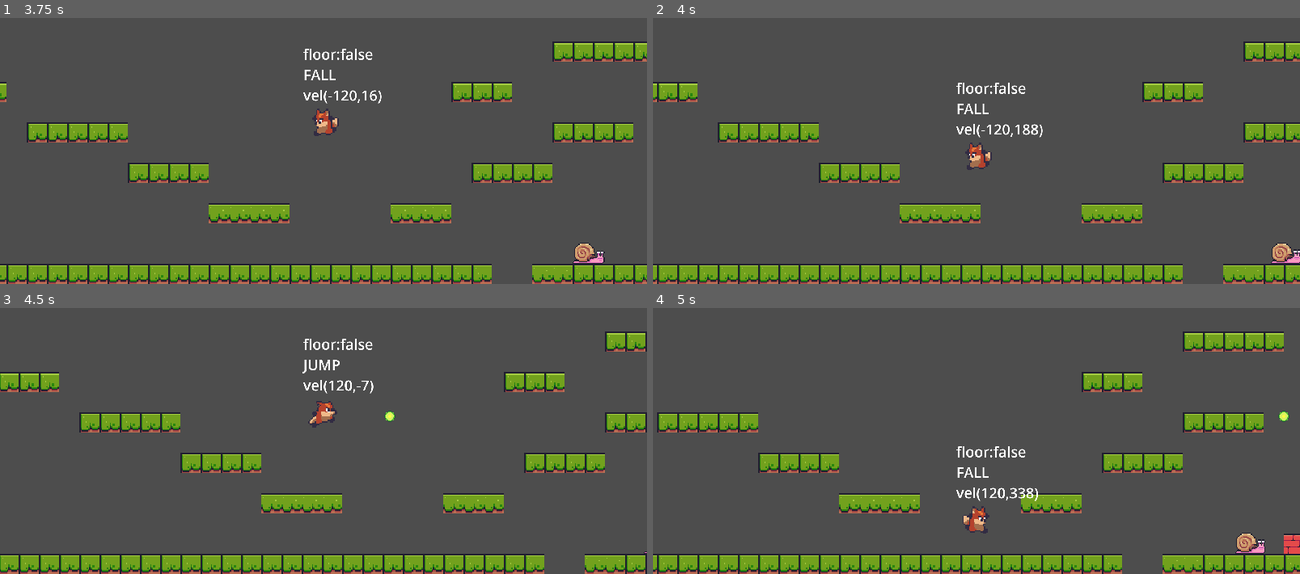
Above: before the commit, frames 1-4 (two rows, left to right).
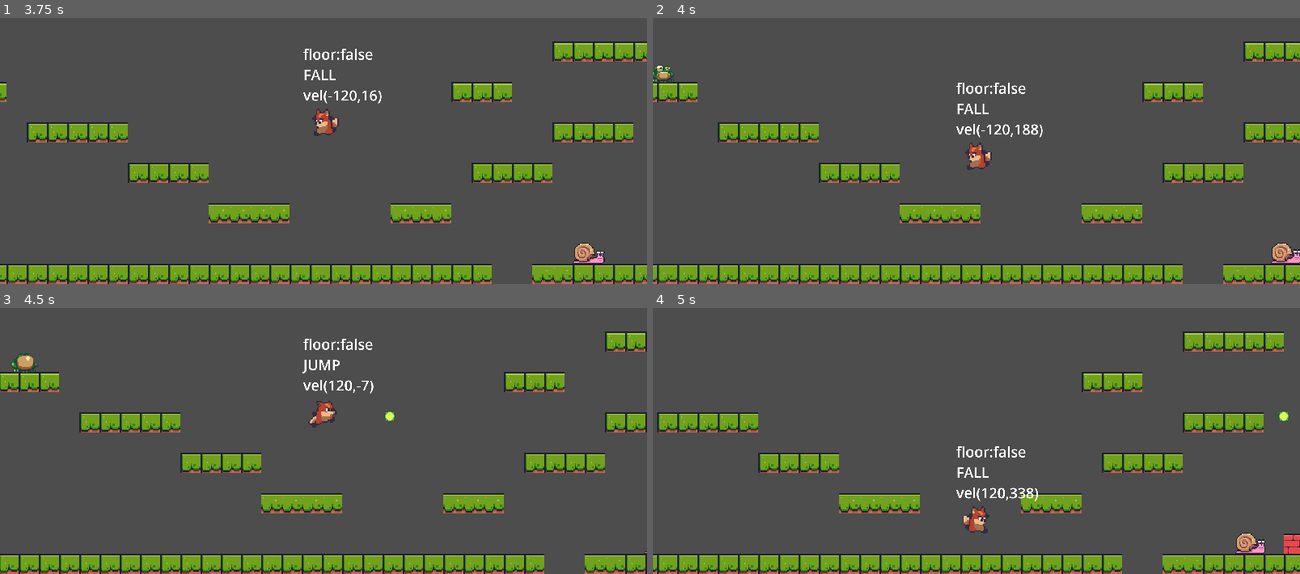
Above: after the commit, the same moments.

Repository: Babrakov/foxy-antics
Game: Godot game, scene res://scenes/level_base/level_base.tscn
The game is run twice, just before and just after one commit, with the same random seed, the same clock (stepped at 60 frames per second) and the same inputs.
Inputs:
- Up to frame 1 (3.75 s): hold Alt (jump) 0.53-1.28 s; hold Right (right) 0.53-2.03 s; tap Space (shoot) at 1.35, 2.85 s; tap Alt (jump) at 1.52, 1.55, 1.82, 3.02, 3.05, 3.32 s; hold Alt (jump) 2.03-2.78 s; hold Left (left) from 2.03 s (still down); hold Alt (jump) from 3.53 s (still down)
- Up to frame 2 (4 s): keep holding Left (left); keep holding Alt (jump)
- Up to frame 3 (4.5 s): release Left (left) at 4.28 s; release Alt (jump) at 4.28 s; hold Right (right) from 4.28 s (still down); tap Space (shoot) at 4.35 s
- Up to frame 4 (5 s): keep holding Right (right); tap Alt (jump) at 4.52, 4.55, 4.82 s

Frame 1 is identical in both runs. In frame 2, 0.2% of the frame differs, in the area x 0-4%, y 17-25%; in frame 3, 0.2%, in the area x 1-6%, y 17-25%; in frame 4, nothing differs.

Commit message:
Frog Logic

Diff:
--- a/scenes/enemies/frog.gd
+++ b/scenes/enemies/frog.gd
@@ -1,11 +1,67 @@
 extends EnemyBase
 
+@onready var animated_sprite_2d: AnimatedSprite2D = $AnimatedSprite2D
+@onready var jump_timer: Timer = $JumpTimer
 
-# Called when the node enters the scene tree for the first time.
-func _ready() -> void:
-	pass # Replace with function body.
+const JUMP_MIN_TIME: float = 2.0
+const JUMP_MAX_TIME: float = 4.0
 
 
+const JUMP_VELOCITY_X: float = 100
+const JUMP_VELOCITY_Y: float = 150
+
+const JUMP_VELOCITY_R: Vector2 = Vector2(JUMP_VELOCITY_X, -JUMP_VELOCITY_Y)
+const JUMP_VELOCITY_L: Vector2 = Vector2(-JUMP_VELOCITY_X, -JUMP_VELOCITY_Y)
+
+var _jump: bool = false
+var _seen_player: bool = false
+
 # Called every frame. 'delta' is the elapsed time since the previous frame.
-func _process(delta: float) -> void:
-	pass
+func _physics_process(delta: float) -> void:
+	super._physics_process(delta)
+
+	if is_on_floor() == false:
+		velocity.y += _gravity * delta
+	else:
+		velocity.x = 0
+		animated_sprite_2d.play("idle")
+
+	apply_jump()
+	move_and_slide()
+	flip_me()
+
+func flip_me() -> void:
+	if (_player_ref.global_position.x > global_position.x and
+		animated_sprite_2d.flip_h == false):
+			animated_sprite_2d.flip_h = true
+	elif (_player_ref.global_position.x < global_position.x and
+		animated_sprite_2d.flip_h == true):
+			animated_sprite_2d.flip_h = false
+
+func apply_jump() -> void:
+	if is_on_floor() == false:
+		return
+
+	if _seen_player == false or _jump == false:
+		return
+
+	if animated_sprite_2d.flip_h == false:
+		velocity = JUMP_VELOCITY_L
+	else:
+		velocity = JUMP_VELOCITY_R
+
+	_jump = false
+	animated_sprite_2d.play("jump")
+	start_timer()
+
+func start_timer() -> void:
+	jump_timer.wait_time = randf_range(JUMP_MIN_TIME, JUMP_MAX_TIME)
+	jump_timer.start()
+
+func _on_visible_on_screen_notifier_2d_screen_entered() -> void:
+	_seen_player = true
+	start_timer()
+
+
+func _on_jump_timer_timeout() -> void:
+	_jump = true
--- a/scenes/enemies/frog.tscn
+++ b/scenes/enemies/frog.tscn
@@ -63,7 +63,7 @@
 }],
 "loop": true,
 "name": &"jump",
-"speed": 2.0
+"speed": 5.0
 }]
 
 [sub_resource type="CircleShape2D" id="CircleShape2D_pj703"]
@@ -76,7 +76,7 @@
 
 [node name="AnimatedSprite2D" parent="." index="1"]
 sprite_frames = SubResource("SpriteFrames_1a7c3")
-animation = &"idle"
+animation = &"jump"
 autoplay = "idle"
 
 [node name="CollisionShape2D" parent="HitBox" index="0"]
@@ -87,3 +87,6 @@
 shape = SubResource("RectangleShape2D_w7bgv")
 
 [node name="JumpTimer" type="Timer" parent="." index="4"]
+one_shot = true
+
+[connection signal="timeout" from="JumpTimer" to="." method="_on_jump_timer_timeout"]
--- a/scenes/level_base/level_base.tscn
+++ b/scenes/level_base/level_base.tscn
@@ -1,10 +1,11 @@
-[gd_scene load_steps=8 format=4 uid="uid://c7x1dn4kbv5mo"]
+[gd_scene load_steps=9 format=4 uid="uid://c7x1dn4kbv5mo"]
 
 [ext_resource type="Texture2D" uid="uid://uwb5aj2tw8ox" path="res://assets/tiles/Terrain (16x16).png" id="1_6hlfd"]
 [ext_resource type="Script" path="res://scenes/level_base/level_base.gd" id="1_s7adv"]
 [ext_resource type="PackedScene" uid="uid://ddyxjacy8ysug" path="res://scenes/player/player.tscn" id="2_dcvnc"]
 [ext_resource type="PackedScene" uid="uid://dhji6a3fby8b5" path="res://scenes/enemies/snail.tscn" id="5_c2utq"]
 [ext_resource type="PackedScene" uid="uid://c2qt26b34s5e2" path="res://scenes/object_maker/object_maker.tscn" id="5_ijcc6"]
+[ext_resource type="PackedScene" uid="uid://bw5wbrq5gg2ng" path="res://scenes/enemies/frog.tscn" id="6_jamsc"]
 
 [sub_resource type="TileSetAtlasSource" id="TileSetAtlasSource_oavpr"]
 texture = ExtResource("1_6hlfd")
@@ -250,3 +251,6 @@
 [node name="Snail" parent="Enemies" instance=ExtResource("5_c2utq")]
 position = Vector2(308, -67)
 speed = 20.0
+
+[node name="Frog" parent="Enemies" instance=ExtResource("6_jamsc")]
+position = Vector2(-189, -168)
